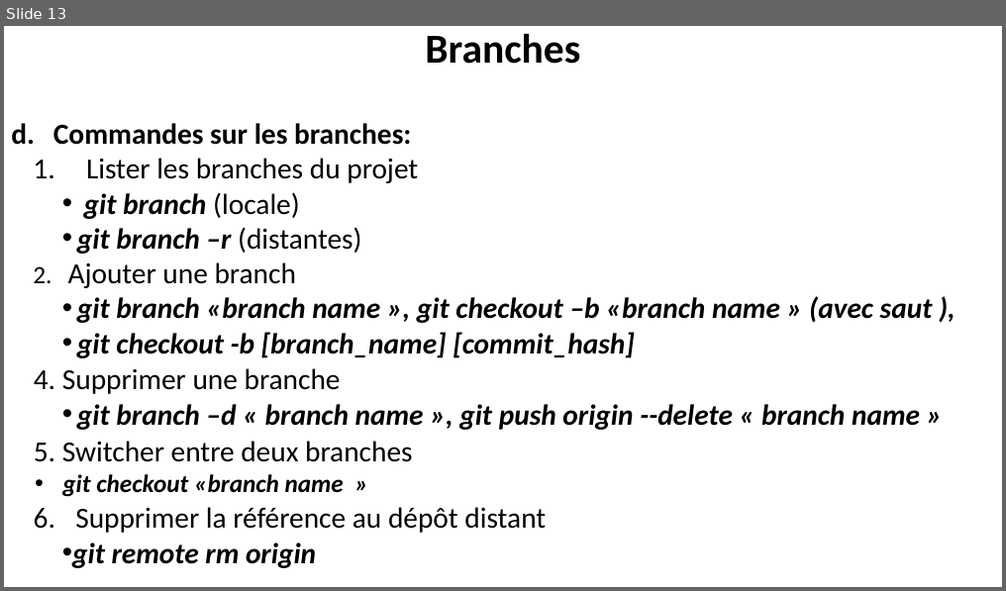
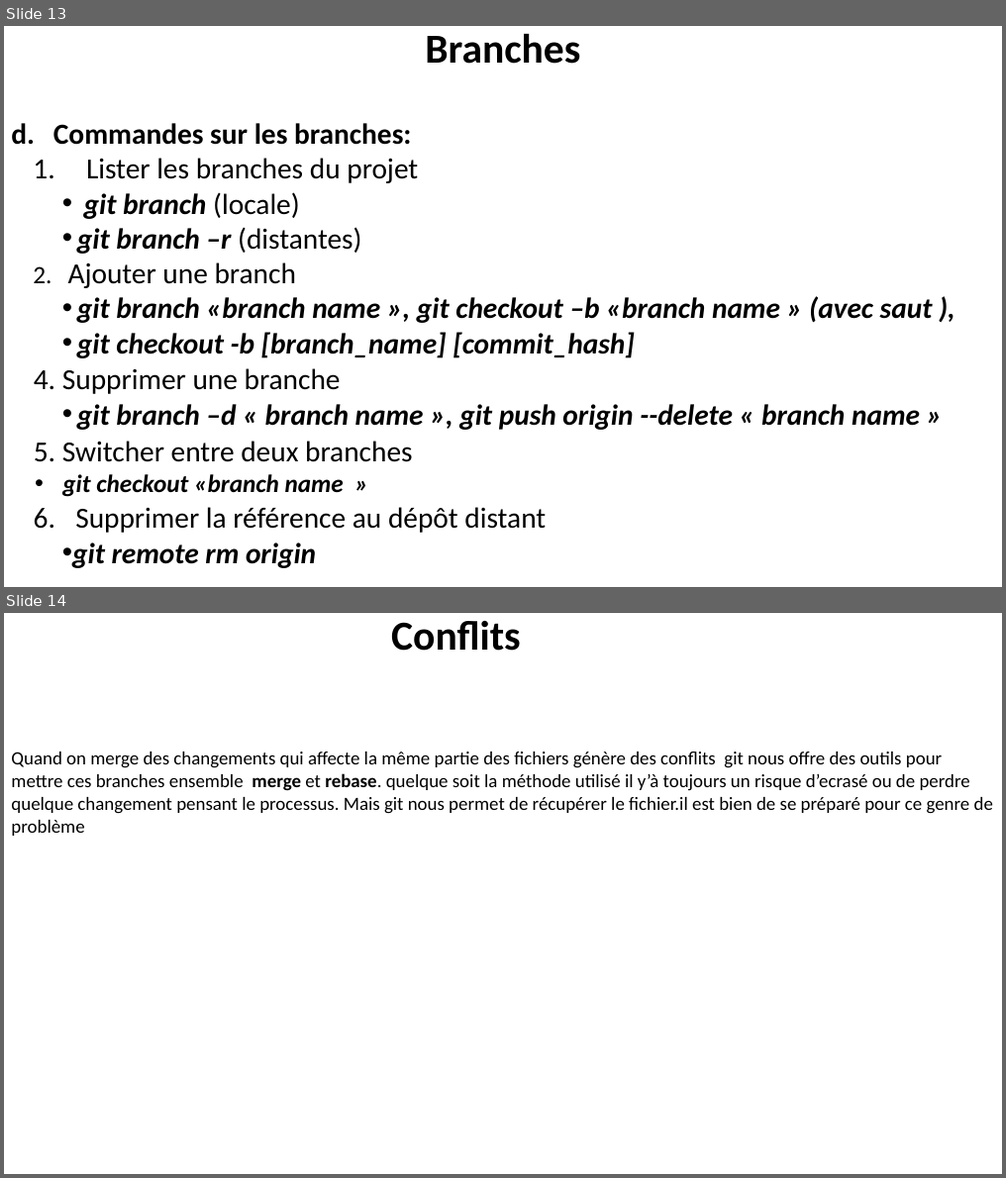
Before and after one commit to belakebiboussad/form, a slide deck: Formation Git.pptx. Shown one above the other, each under a label of ours: slide 13 before the commit, slides 13 and 14 after it. The pictures are 1006x591 and 1006x1178 pixels, drawn with LibreOffice and Linux fonts; fonts in the diff are those of the drawing. Boxes give left, top, right and bottom in pixels: in the first picture for what was removed or moved away, otherwise in the second. Text is boxed around its words. In the diff, an @@ line names an element or a change of style, - is before the commit and + after.

```diff
--- a/Formation Git.pptx
+++ b/Formation Git.pptx
@@ slide 14 added at box(4, 613, 1002, 1174), background #FFFFFF @@
@@ text added at box(391, 621, 521, 651), 39.6 pt, text #000000, bold @@
+Conflits
@@ text added at box(11, 752, 993, 836), 18 pt, text #000000 @@
+Quand on merge des changements qui affecte la même partie des fichiers génère des conflits git nous offre des outils pour mettre ces branches ensemble merge et rebase. quelque soit la méthode utilisé il y’à toujours un risque d’ecrasé ou de perdre quelque changement pensant le processus. Mais git nous permet de récupérer le fichier.il est bien de se préparé pour ce genre de problème
```
Also in this commit, not shown: 8 slides changed, 2 other slides added, 1 slide removed, 1 other file.
